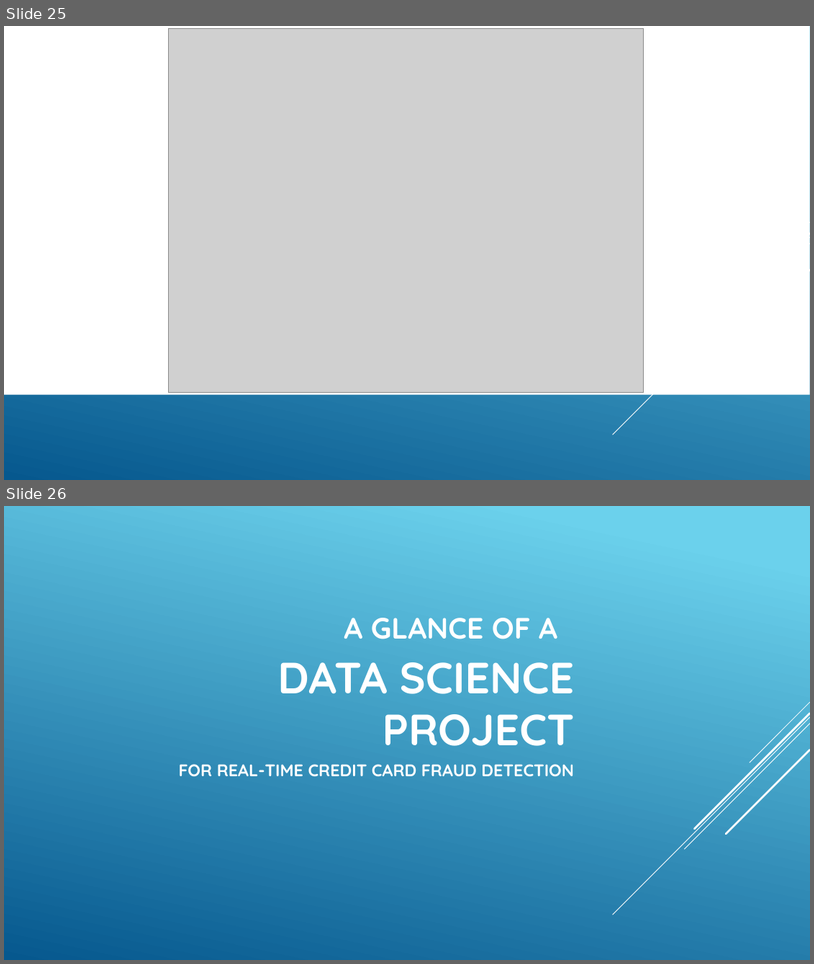
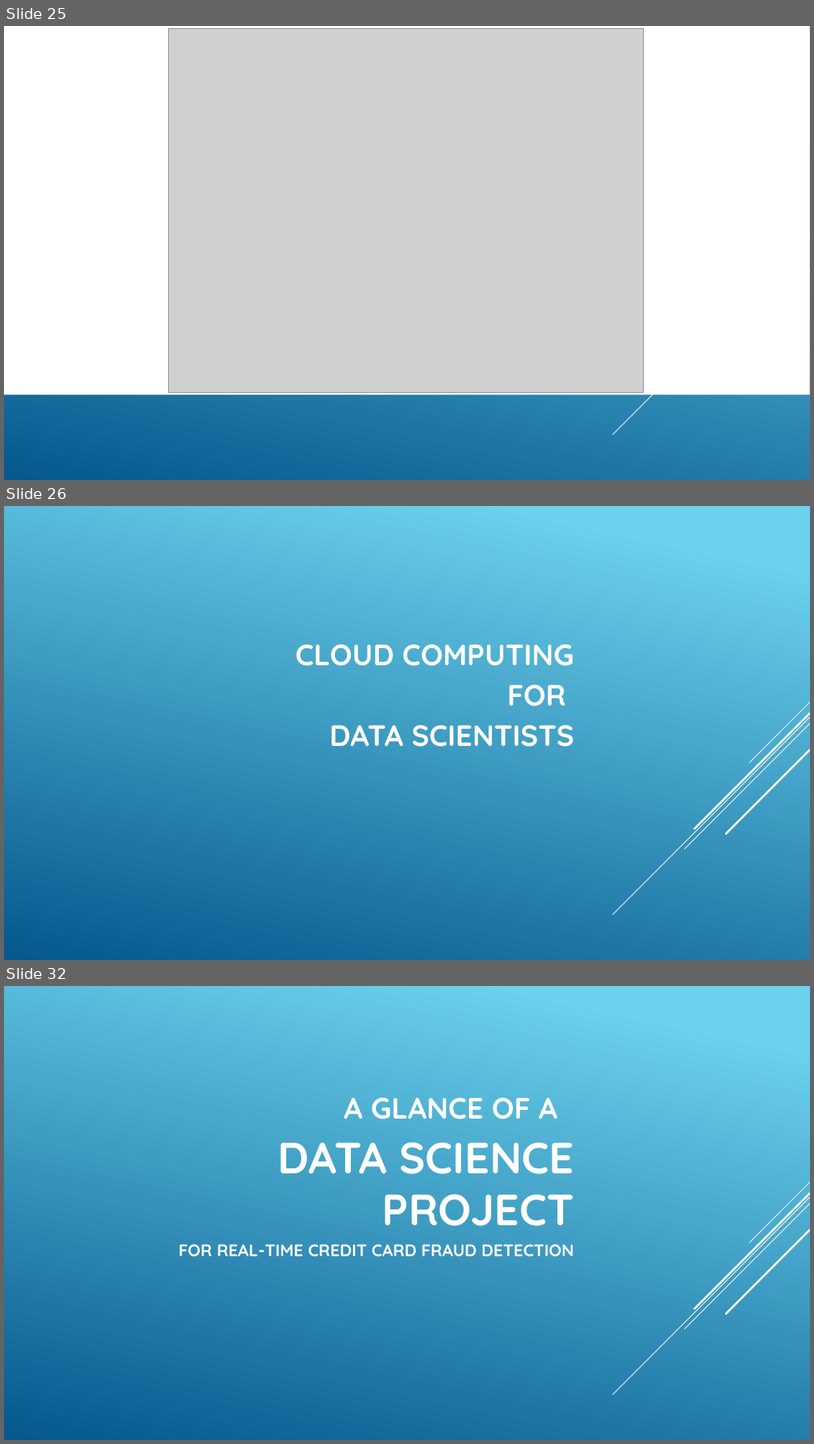
Before and after one commit to pengdsci/STA551, a slide deck: w01/What-is-data-sience.pptx. Shown one above the other, each under a label of ours: slides 25 and 26 before the commit, slides 25, 26 and 32 after it; the slides between them are not shown. The pictures are 814x964 and 814x1444 pixels, drawn with LibreOffice and Linux fonts; fonts in the diff are those of the drawing; grey boxes stand for pictures. Boxes give left, top, right and bottom in pixels: in the first picture for what was removed or moved away, otherwise in the second. Text is boxed around its words. In the diff, an @@ line names an element or a change of style, - is before the commit and + after.

```diff
--- a/w01/What-is-data-sience.pptx
+++ b/w01/What-is-data-sience.pptx
@@ slide 26 added at <box>4,506,810,960</box>, background gradient #6ED2EB to #06588E; not listed: 5 template elements that a slide beside it also shows @@
@@ text added at <box>296,644,575,746</box>, 35 pt, text #FFFFFF, bold @@
+CLOUD COMPUTING
+FOR
+DATA SCIENTISTS
@@ what was slide 26 is now slide 32 @@
```
Also in this commit, not shown: 5 other slides added, 1 other file.
